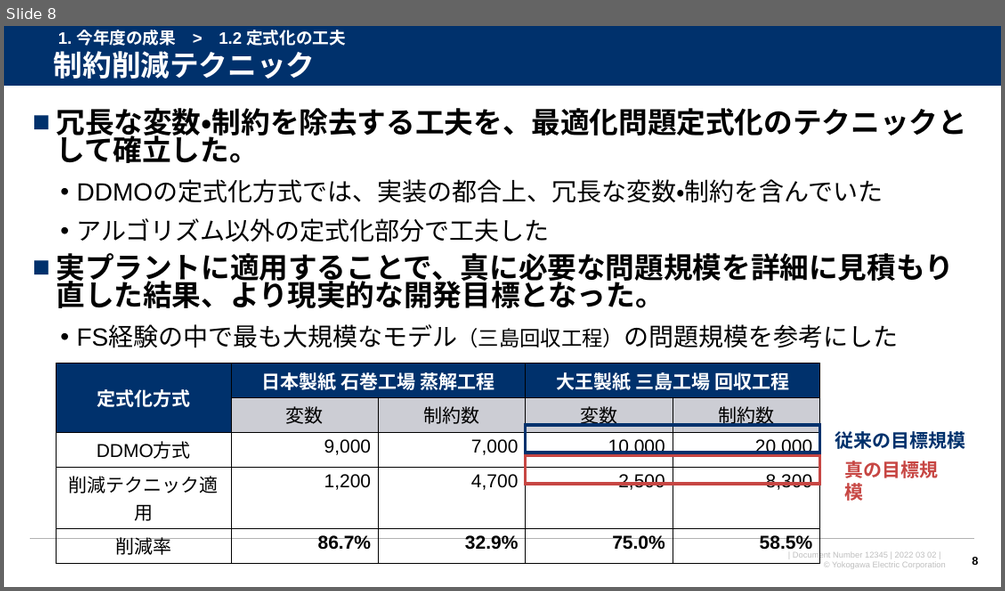
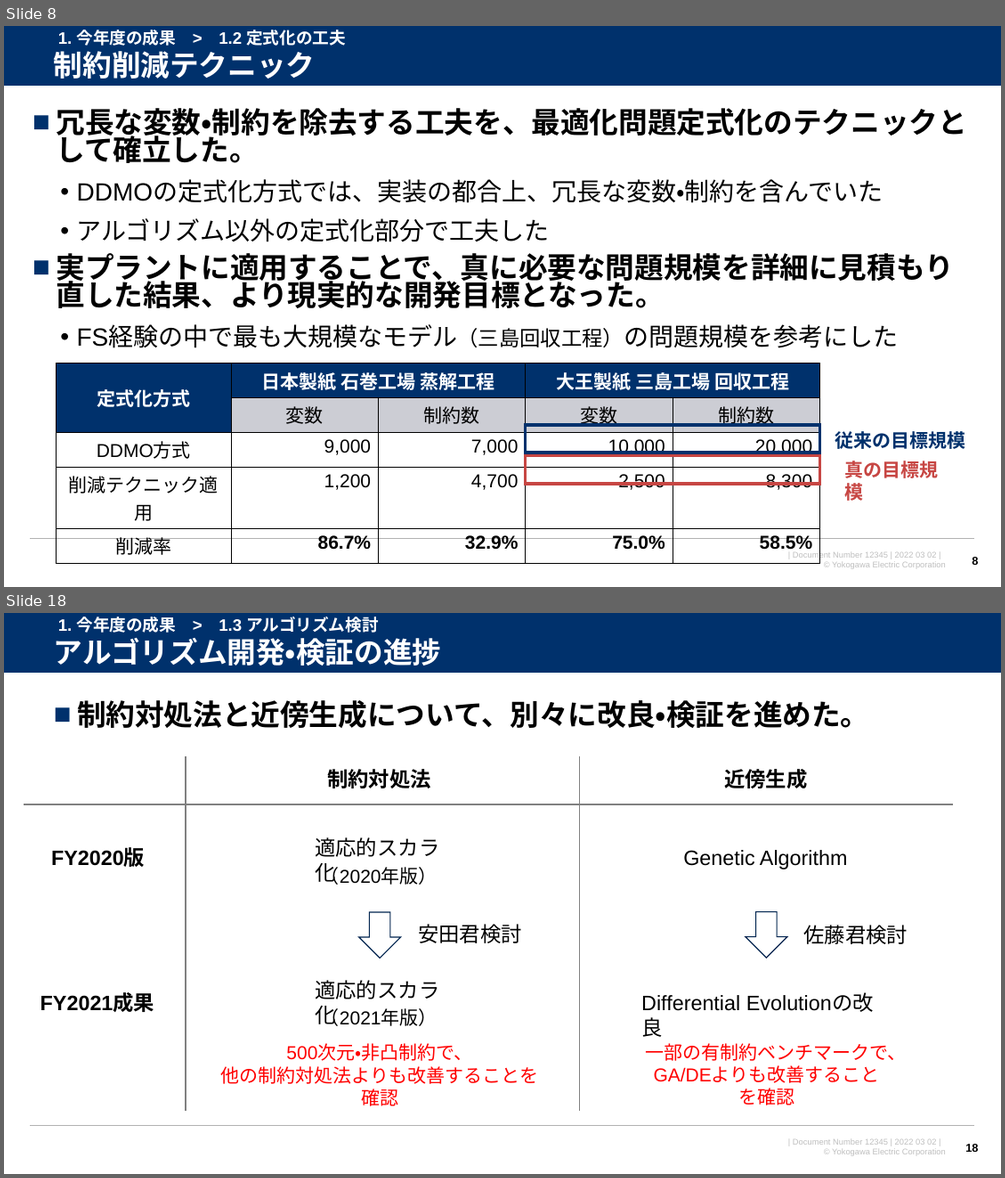
Before and after one commit to watarukumagai-git/opt, a slide deck: 220302_来年度の共同研究について_rev.0.pptx. Shown one above the other, each under a label of ours: slide 8 before the commit, slides 8 and 18 after it; the slides between them are not shown. The pictures are 1005x591 and 1005x1178 pixels, drawn with LibreOffice and Linux fonts; fonts in the diff are those of the drawing; background and template pictures are left out. Boxes give left, top, right and bottom in pixels: in the first picture for what was removed or moved away, otherwise in the second. Text is boxed around its words. In the diff, an @@ line names an element or a change of style, - is before the commit and + after.

```diff
--- a/220302_来年度の共同研究について_rev.0.pptx
+++ b/220302_来年度の共同研究について_rev.0.pptx
@@ slide 18 added at (4,613,1001,1174), background #FFFFFF; not listed: 4 template elements that a slide beside it also shows @@
@@ title added at (54,637,441,666), 28 pt, text #FFFFFF, bold @@
+アルゴリズム開発・検証の進捗
@@ text added at (58,617,378,633), 16 pt, text #FFFFFF, bold @@
+1. 今年度の成果 > 1.3 アルゴリズム検討
@@ text added at (77,700,870,728), 28 pt, text #000000, bold @@
+■ 制約対処法と近傍生成について、別々に改良・検証を進めた。
@@ line added from (186, 755) to (186, 1111), #808080 1.5 pt @@
@@ text added at (327,769,431,788), 20 pt, text #000000, bold @@
+制約対処法
@@ line added from (580, 755) to (580, 1111), #808080 1.5 pt @@
@@ text added at (724,769,807,788), 20 pt, text #000000, bold @@
+近傍生成
@@ line added from (954, 804) to (24, 804), #808080 1.5 pt @@
@@ text added at (51,848,145,867), 20 pt, text #000000, bold @@
+FY2020版
@@ text added at (315,837,439,883), 20 pt, text #000000 @@
+適応的スカラ化
@@ text added at (683,850,848,869), 20 pt, text #000000 @@
+Genetic Algorithm
@@ text added at (321,864,437,884), 18 pt, text #000000 @@
+（2020年版）
@@ down arrow added at (359,912,401,957), fill #FFFFFF, outline #002450 1 pt @@
@@ text added at (418,924,522,943), 20 pt, text #000000 @@
+安田君検討
@@ down arrow added at (745,912,788,957), fill #FFFFFF, outline #002450 1 pt @@
@@ text added at (803,925,907,944), 20 pt, text #000000 @@
+佐藤君検討
@@ text added at (315,980,439,1024), 20 pt, text #000000 @@
+適応的スカラ化
@@ text added at (40,994,155,1012), 20 pt, text #000000, bold @@
+FY2021成果
@@ text added at (321,1005,437,1026), 18 pt, text #000000 @@
+（2021年版）
@@ text added at (641,995,740,1011), 20 pt, text #000000 @@
+Differential Evolutionの改良
@@ text added at (221,1045,539,1084), 18 pt, text #FF0000 @@
+500次元・非凸制約で、
+他の制約対処法よりも改善することを確認
@@ text added at (645,1043,906,1083), 18 pt, text #FF0000 @@
+一部の有制約ベンチマークで、
+GA/DEよりも改善することを確認
@@ page number added at (965,1143,978,1151), 11 pt, text #000000, bold @@
+18
```
Also in this commit, not shown: 7 slides changed, 9 other slides added.
